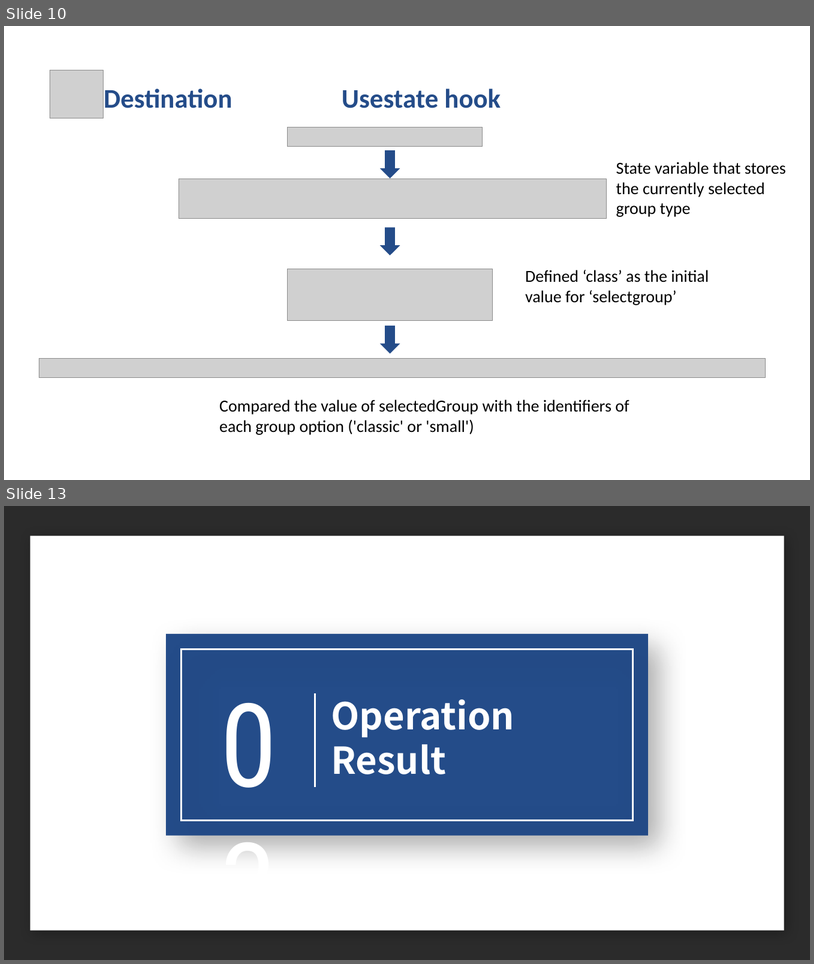
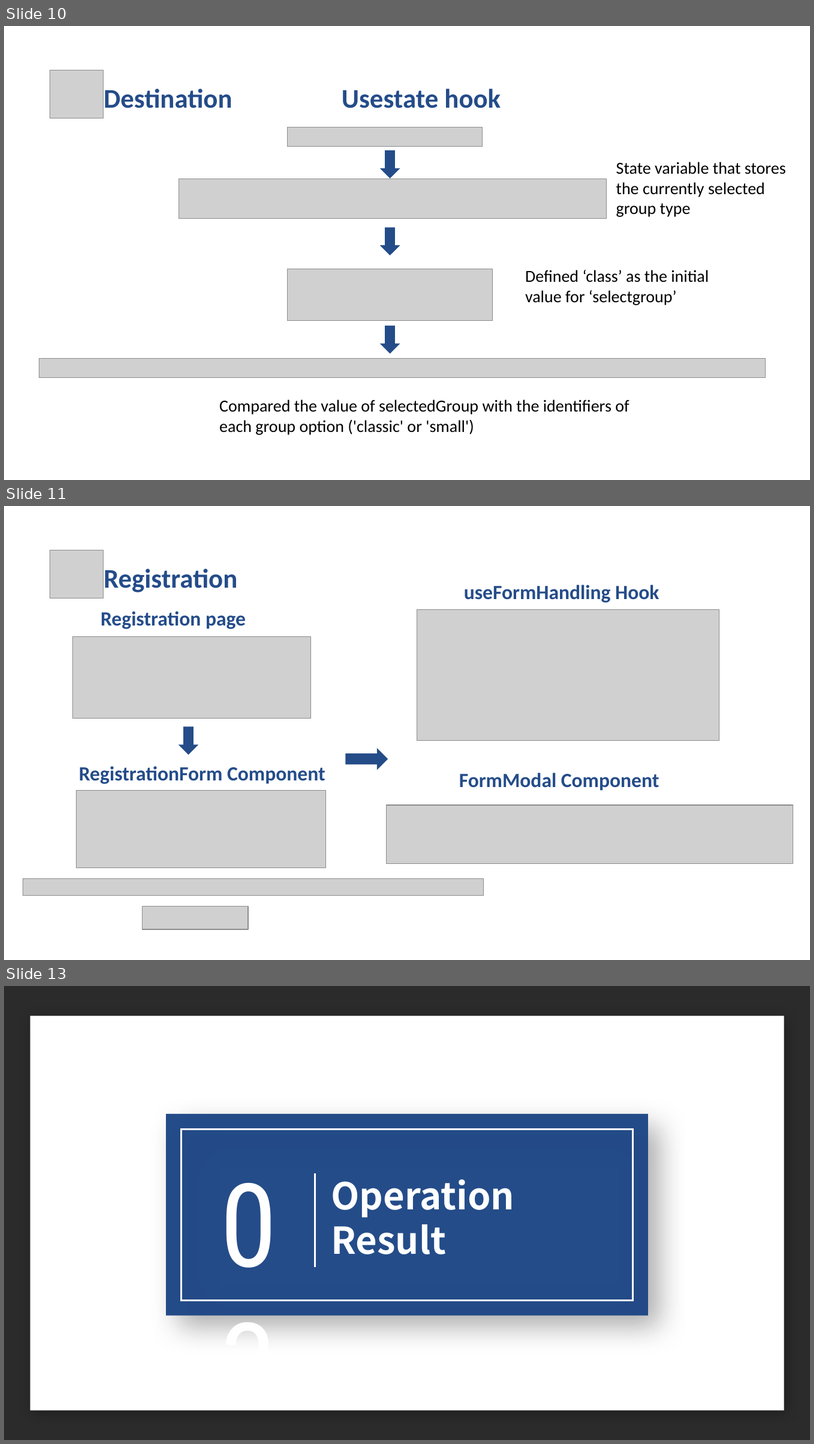
Before and after one commit to chongchen1999/TravelMingle, a slide deck: INFO6150-final.pptx. Shown one above the other, each under a label of ours: slides 10 and 13 before the commit, slides 10, 11 and 13 after it; the slides between them are not shown. The pictures are 814x964 and 814x1444 pixels, drawn with LibreOffice and Linux fonts; fonts in the diff are those of the drawing; grey boxes stand for pictures; background and template pictures are left out; a plain dark background stands for a picture behind light text. Boxes give left, top, right and bottom in pixels: in the first picture for what was removed or moved away, otherwise in the second. Text is boxed around its words. In the diff, an @@ line names an element or a change of style, - is before the commit and + after.

```diff
--- a/INFO6150-final.pptx
+++ b/INFO6150-final.pptx
@@ slide 11 added at <box>4,506,810,960</box>, background picture (left out) @@
@@ picture added at <box>50,550,103,598</box> @@
@@ title added at <box>104,568,237,592</box>, 32 pt, text #244C89, bold @@
+Registration
@@ text added at <box>464,585,659,603</box>, 24 pt, text #244C89, bold @@
+useFormHandling Hook
@@ text added at <box>101,611,246,629</box>, 24 pt, text #244C89, bold @@
+Registration page
@@ picture added at <box>417,609,720,740</box> @@
@@ picture added at <box>73,637,311,718</box> @@
@@ left arrow added at <box>179,727,198,754</box>, fill #244C89 @@
@@ left arrow added at <box>346,748,388,770</box>, fill #244C89 @@
@@ text added at <box>79,766,326,784</box>, 24 pt, text #244C89, bold @@
+RegistrationForm Component
@@ text added at <box>459,772,659,790</box>, 24 pt, text #244C89, bold @@
+FormModal Component
@@ picture added at <box>77,790,326,868</box> @@
@@ picture added at <box>387,805,794,864</box> @@
@@ picture added at <box>23,879,485,895</box> @@
@@ picture added at <box>143,906,248,930</box> @@
```
Also in this commit, not shown: 5 slides changed, 1 other slide added, 2 slides removed.
